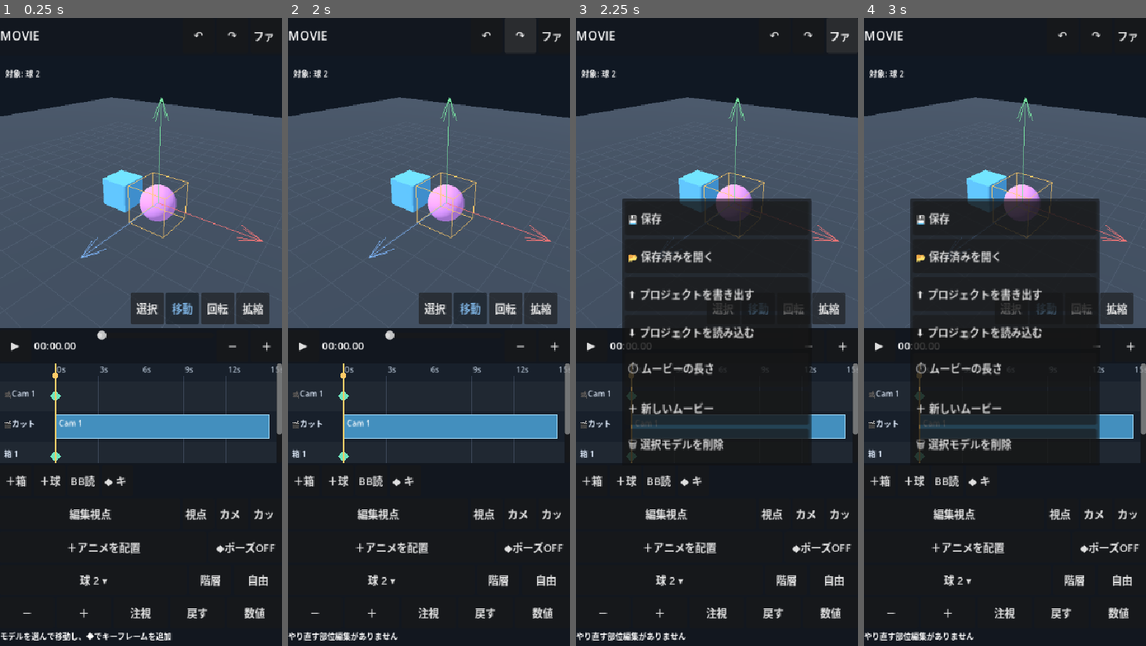
Above: before the commit, frames 1-4 (left to right).
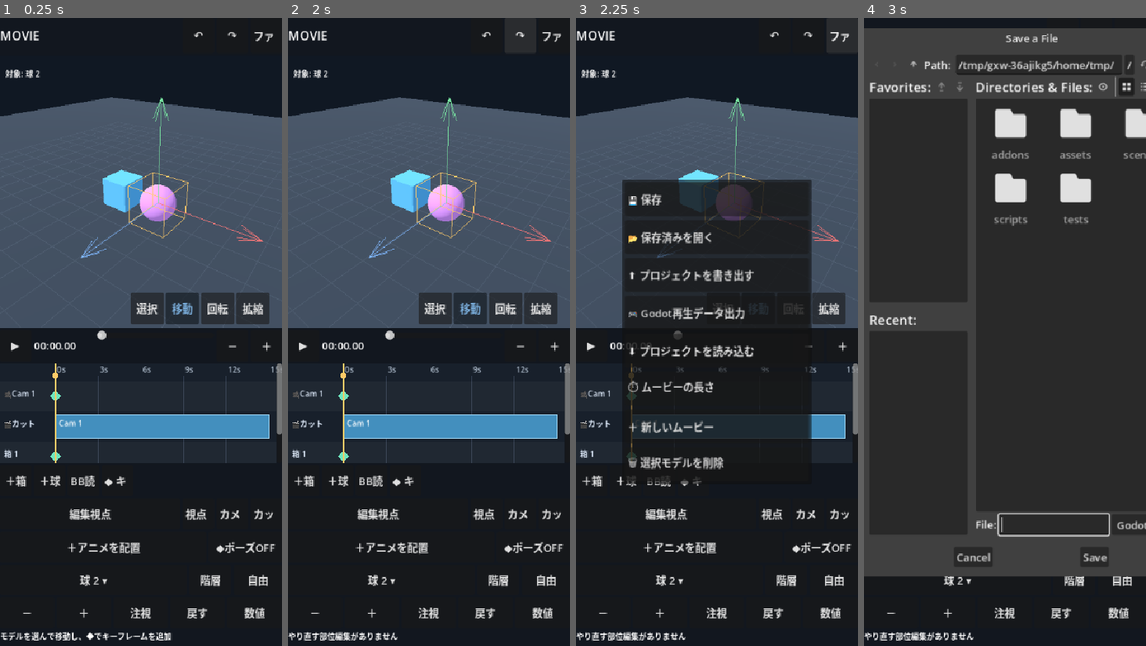
Above: after the commit, the same moments.

Repository: shejklgaia-png/movie_creater
Game: Godot game, scene res://scenes/editor.tscn
Two runs of this game, one before a commit and one after it. Both use one fixed random seed, a clock stepped at 60 frames per second and the inputs below.
Inputs (mouse positions are in pixels of both pictures, inside the frame that each line leads up to):
- Up to frame 1 (0.25 s): no input
- Up to frame 2 (2 s): click "↶" at 0.5 s; click "↷" at 1.25 s
- Up to frame 3 (2.25 s): click "ファイル" at 2 s
- Up to frame 4 (3 s): click (1005, 313) at 2.75 s, where only the run after the commit has a clickable "🎮 Godot再生データ出力"

Frames 1-2 are identical in both runs. In frame 3, 7.6% of the frame differs, in the area x 16-84%, y 25-75%; in frame 4, 47%, in the area x 0-100%, y 1-89%.

Commit message:
Export lean Godot runtime cutscenes from Android project file menu

Diff:
--- a/scripts/editor.gd
+++ b/scripts/editor.gd
@@ -341,6 +341,7 @@
         {"title":"💾 保存", "action":_save_project},
         {"title":"📂 保存済みを開く", "action":_load_project},
         {"title":"⬆ プロジェクトを書き出す", "action":_choose_project_export},
+        {"title":"🎮 Godot再生データ出力", "action":_choose_runtime_export},
         {"title":"⬇ プロジェクトを読み込む", "action":_choose_project_import},
         {"title":"⏱ ムービーの長さ", "action":_show_duration_dialog},
         {"title":"＋ 新しいムービー", "action":_confirm_new_project},
@@ -505,6 +506,53 @@
     if what == NOTIFICATION_APPLICATION_PAUSED or what == NOTIFICATION_WM_CLOSE_REQUEST:
         if autosave_timer != null and not autosave_timer.is_stopped():
             _autosave_project()
+
+func _serialize_runtime_data() -> Dictionary:
+    # The game resolves models by ID. Blockbench source data is deliberately
+    # omitted so runtime JSON is compact; models are supplied by Godot scenes.
+    var scene_data := _serialize_project()
+    var export_objects: Array = []
+    for entry in scene_data.get("objects", []):
+        var row: Dictionary = entry.duplicate(true)
+        row.erase("bb_source")
+        export_objects.append(row)
+    scene_data["objects"] = export_objects
+    scene_data.erase("version")
+    scene_data["schema"] = "movie_creator_runtime_v1"
+    scene_data["source_version"] = 5
+    return scene_data
+
+func _choose_runtime_export() -> void:
+    _set_playing(false)
+    if DisplayServer.has_feature(DisplayServer.FEATURE_NATIVE_DIALOG_FILE):
+        var err: Error = DisplayServer.file_dialog_show(
+            "Godotムービーデータを書き出す", "", "cutscene.movie.json", false,
+            DisplayServer.FILE_DIALOG_MODE_SAVE_FILE,
+            PackedStringArray(["*.json;Movie Creator runtime;application/json"]),
+            _on_runtime_export_chosen)
+        if err == OK:
+            return
+    var picker := FileDialog.new()
+    picker.access = FileDialog.ACCESS_FILESYSTEM
+    picker.file_mode = FileDialog.FILE_MODE_SAVE_FILE
+    picker.add_filter("*.json", "Godotムービー再生データ")
+    picker.file_selected.connect(_export_runtime_path)
+    add_child(picker)
+    picker.popup_centered_ratio(0.9)
+
+func _on_runtime_export_chosen(accepted: bool, selected: PackedStringArray, _filter: int) -> void:
+    if accepted and not selected.is_empty():
+        _export_runtime_path(selected[0])
+
+func _export_runtime_path(path: String) -> bool:
+    var file := FileAccess.open(path, FileAccess.WRITE)
+    if file == null:
+        _show_message("Godot再生データを書き出せません")
+        return false
+    file.store_string(JSON.stringify(_serialize_runtime_data(), "\t"))
+    file.close()
+    _show_message("Godotムービー再生データを書き出しました")
+    return true
 
 func _choose_project_export() -> void:
     _set_playing(false)
